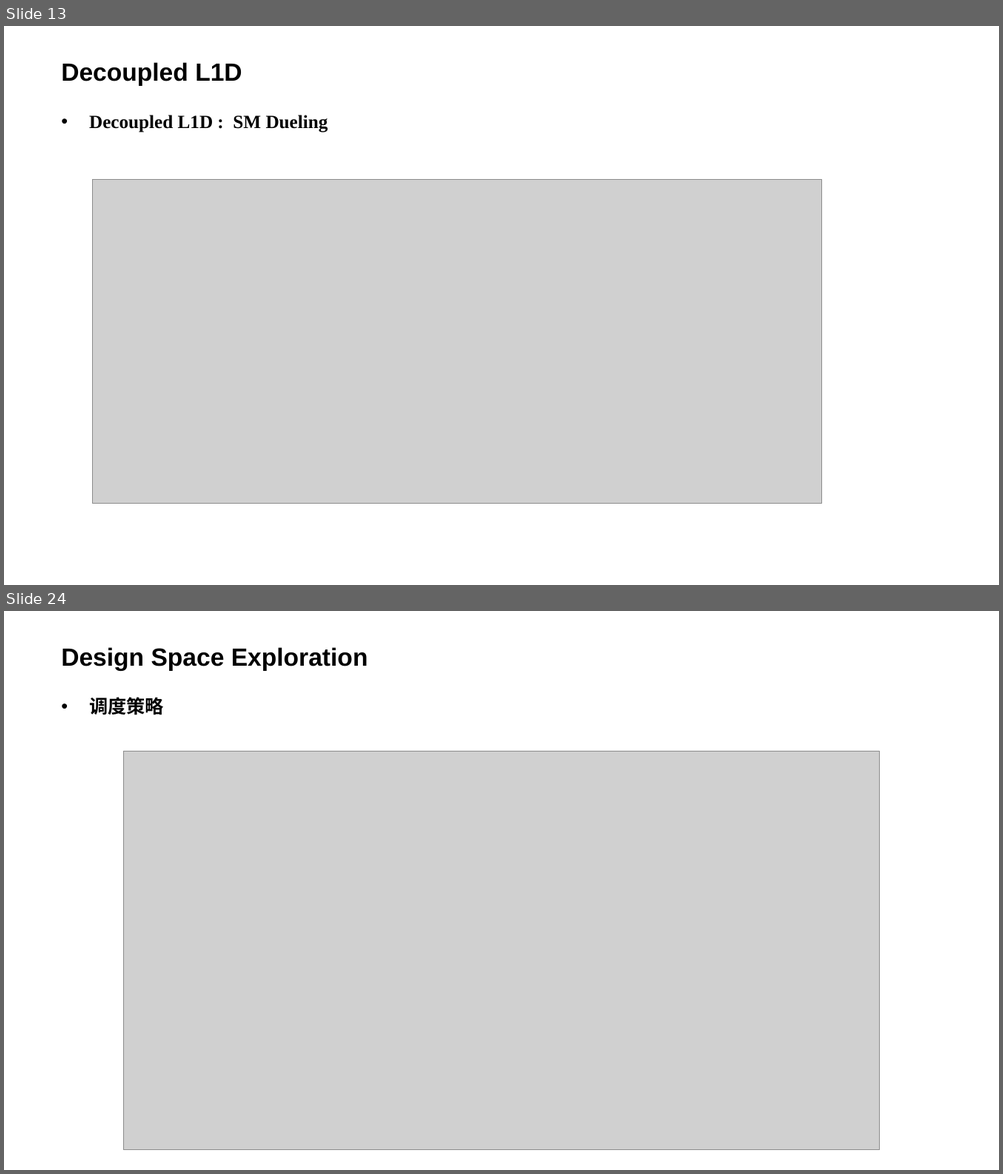
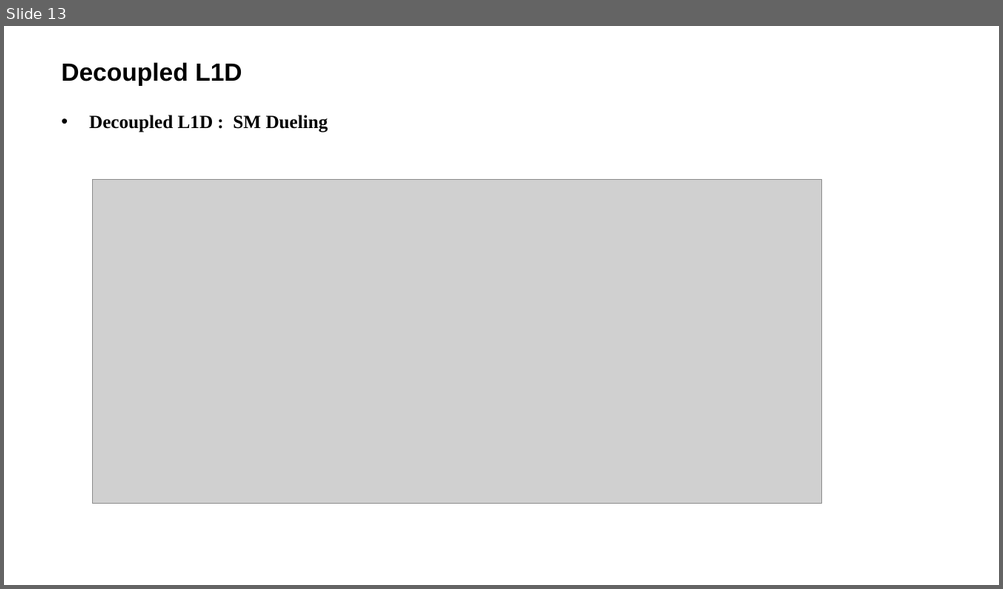
Before and after one commit to LitLeo/HPC-IP-Report, a slide deck: graduate_1_1/2015-11-17_Locality-Driven Dynamic GPU Cache Bypassing/Locality-Driven Dynamic GPU Cache Bypassing.pptx. Shown one above the other, each under a label of ours: slides 13 and 24 before the commit, slide 13 after it; the slides between them are not shown. The pictures are 1003x1174 and 1003x589 pixels, drawn with LibreOffice and Linux fonts; fonts in the diff are those of the drawing; grey boxes stand for pictures; background and template pictures are left out. Boxes give left, top, right and bottom in pixels: in the first picture for what was removed or moved away, otherwise in the second. Text is boxed around its words. In the diff, an @@ line names an element or a change of style, - is before the commit and + after.

```diff
--- a/graduate_1_1/2015-11-17_Locality-Driven Dynamic GPU Cache Bypassing/Locality-Driven Dynamic GPU Cache Bypassing.pptx
+++ b/graduate_1_1/2015-11-17_Locality-Driven Dynamic GPU Cache Bypassing/Locality-Driven Dynamic GPU Cache Bypassing.pptx
@@ slide 24 removed at [4, 611, 999, 1170], background picture (left out) @@
@@ title removed at [61, 647, 368, 671] @@
-Design Space Exploration
@@ text removed at [89, 697, 164, 715] @@
-• 调度策略
@@ picture removed at [123, 752, 880, 1150] @@
```
Also in this commit, not shown: 15 slides changed, 3 slides added, 2 other slides removed.
